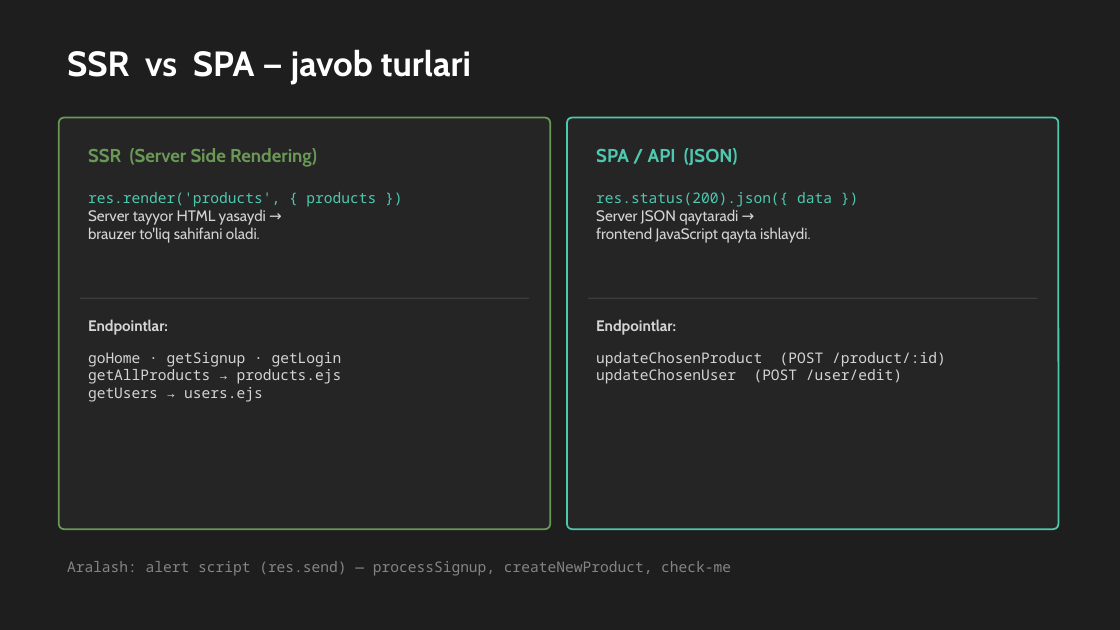
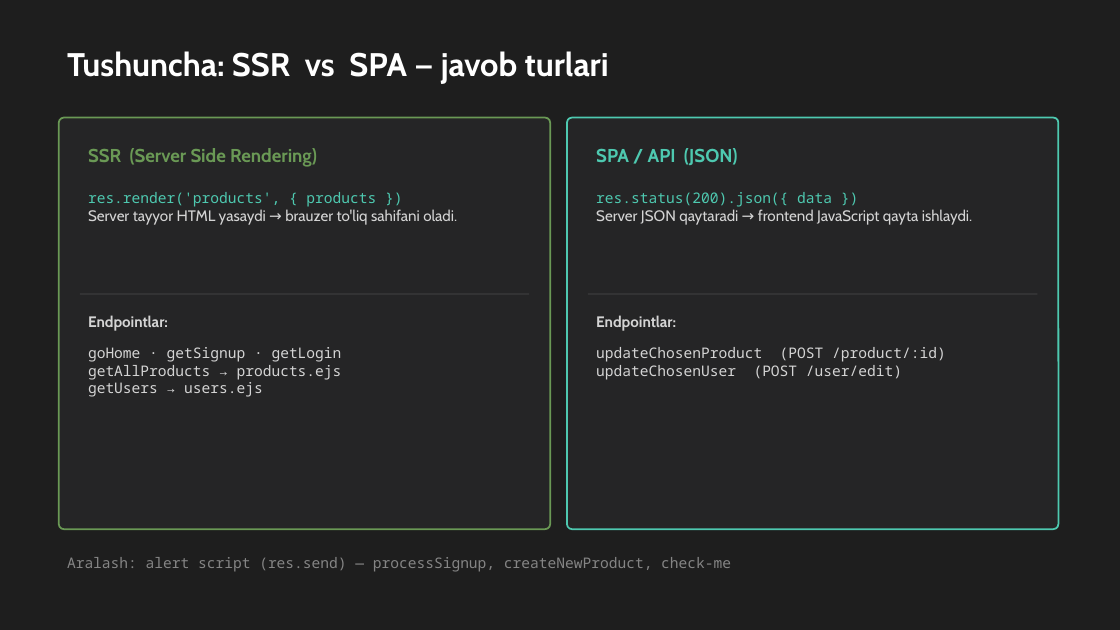
Before and after one commit to khikmat64168-cyber/burak, a slide deck: slide 23 of Burak_API_Tahlili.pptx (slide 18 before the commit). Drawn at 1120x630 pixels with LibreOffice and Linux fonts; fonts in the diff are those of the drawing. Boxes give left, top, right and bottom in pixels: in the first picture for what was removed or moved away, otherwise in the second. Text is boxed around its words. In the diff, an @@ line names an element or a change of style, - is before the commit and + after.

```diff
--- a/Burak_API_Tahlili.pptx
+++ b/Burak_API_Tahlili.pptx
@@ text at bbox=[67, 51, 609, 84]: text changed; size 30 to 28 pt @@
-SSR vs SPA — javob turlari
+Tushuncha: SSR vs SPA — javob turlari
@@ text at bbox=[88, 209, 457, 225]: text changed @@
-Server tayyor HTML yasaydi →
-brauzer to'liq sahifani oladi.
+Server tayyor HTML yasaydi → brauzer to'liq sahifani oladi.
@@ text at bbox=[596, 209, 972, 225]: text changed @@
-Server JSON qaytaradi →
-frontend JavaScript qayta ishlaydi.
+Server JSON qaytaradi → frontend JavaScript qayta ishlaydi.
@@ 5 texts, 2 lines: place and size @@
-5 texts, 2 lines at bbox=[67, 298, 1038, 576]
+5 texts, 2 lines at bbox=[67, 294, 1038, 572]
```
Also in this commit, not shown: 5 other slides changed, 18 slides added, 13 slides removed, 2 other files.
